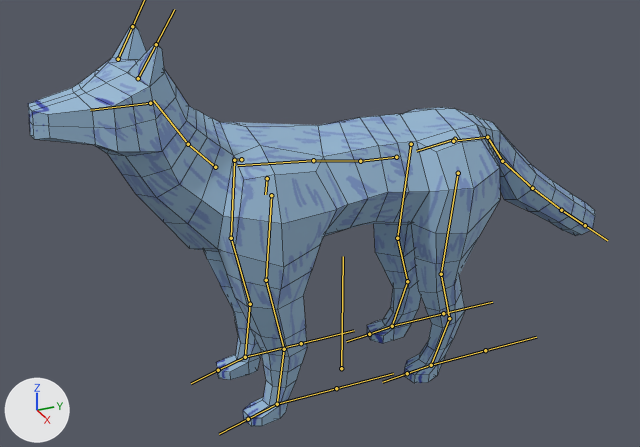
The FBX model Assets/Visual/Models/Doggo/Doggo_export_01.fbx: old version first, new version second.
One viewpoint serves both versions: a camera (50 mm lens) standing at (12.0, -5.83, 8.93) and looking at (-0.38, -0.25, 2.74). Every picture has the same lights, and +X, +Y and +Z are marked at lower left. The bones that bend it are drawn over the model as lines. Mesh edges are drawn as thin lines.
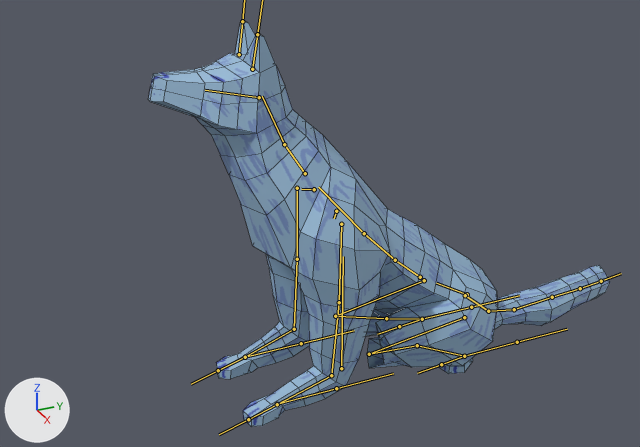
The newer file adds an action. The first version stands in its rest pose; the second is drawn at frame 315 of the action 'Armature_Doggo|Doggo_Anim03.001'.

What differs and where, as boxes [x1, y1, x2, y2] in the pictures (640 x 447 px):
'Cylinder', posed (18% narrower)
    before: [28, 25, 595, 426]
    after: [148, 21, 610, 427]
bone 'B_hips', root to tip
    before: (455, 139) to (416, 151)
    after: (467, 294) to (436, 283)
bone 'B_spine_02', root to tip
    before: (360, 161) to (313, 160)
    after: (395, 260) to (364, 233)
bone 'B_spine_03', root to tip
    before: (313, 160) to (237, 165)
    after: (364, 233) to (318, 187)
bone 'B_neck_01', root to tip
    before: (215, 167) to (188, 144)
    after: (305, 173) to (284, 144)
bone 'B_ear_L', root to tip
    before: (138, 78) to (156, 44)
    after: (252, 69) to (257, 34)
bone 'B_ear_R', root to tip
    before: (118, 59) to (132, 26)
    after: (239, 54) to (242, 21)
bone 'B_front_legL_01', root to tip
    before: (271, 195) to (266, 280)
    after: (341, 224) to (339, 302)
bone 'B_front_legL_02', root to tip
    before: (266, 280) to (284, 349)
    after: (339, 302) to (331, 375)
bone 'B_front_legL_03', root to tip
    before: (284, 349) to (277, 404)
    after: (331, 375) to (277, 404)
bone 'B_front_legD_01', root to tip
    before: (234, 160) to (231, 238)
    after: (297, 188) to (297, 259)
bone 'B_front_legD_02', root to tip
    before: (231, 238) to (250, 304)
    after: (297, 259) to (294, 329)
bone 'B_front_legD_03', root to tip
    before: (250, 304) to (245, 357)
    after: (294, 329) to (245, 357)
bone 'B_tail_02', root to tip
    before: (487, 137) to (502, 161)
    after: (488, 311) to (514, 309)
bone 'B_tail_04', root to tip
    before: (532, 188) to (561, 210)
    after: (552, 297) to (580, 288)
bone 'B_BackLegL_01', root to tip
    before: (458, 173) to (441, 274)
    after: (464, 317) to (369, 354)
bone 'B_BackLegL_02', root to tip
    before: (441, 274) to (449, 318)
    after: (369, 354) to (417, 345)
bone 'B_BackLegL_03', root to tip
    before: (449, 318) to (431, 365)
    after: (417, 345) to (464, 356)
bone 'B_footL_back', root to tip
    before: (431, 365) to (407, 373)
    after: (464, 356) to (441, 364)
bone 'B_BackLegD_01', root to tip
    before: (411, 144) to (397, 238)
    after: (424, 280) to (335, 316)
bone 'B_BackLegD_02', root to tip
    before: (397, 238) to (407, 281)
    after: (335, 316) to (386, 318)
bone 'B_BackLegD_03', root to tip
    before: (407, 281) to (392, 326)
    after: (386, 318) to (422, 319)
bone 'B_footD_back', root to tip
    before: (392, 326) to (369, 334)
    after: (422, 319) to (399, 326)

What the commit changed:
Bone 'B_hips' (bone_b_hips) moves from (0.0, 0.0, 0.0) to (0.04, -0.03, 3.1).
Bone 'B_hips' (bone_b_hips) turns from (0, 0, 0) to (-37, 2, 3) degrees about its own x, y and z.
Bone 'B_spine_02' (bone_b_spine_02) turns from (0, 0, 0) to (0, -2, -3) degrees about its own x, y and z.
Bone 'B_spine_03' (bone_b_spine_03) turns from (0, 0, 0) to (8, 2, 3) degrees about its own x, y and z.
Bone 'B_neck_01' (bone_b_neck_01) turns from (0, 0, 0) to (-32, -10, -7) degrees about its own x, y and z.
Bone 'B_ear_L' (bone_b_ear_l) moves from (0.0, 0.0, 0.0) to (0.0, -0.03, -0.06).
Bone 'B_ear_L' (bone_b_ear_l) turns from (0, 0, 0) to (32, 8, 0) degrees about its own x, y and z.
Bone 'B_ear_R' (bone_b_ear_r) moves from (0.0, 0.0, 0.0) to (0.01, 0.03, 0.06).
Bone 'B_ear_R' (bone_b_ear_r) turns from (0, 0, 0) to (33, 2, -7) degrees about its own x, y and z.
Bone 'B_front_legL_01' (bone_b_front_legl_01) moves from (0.0, 0.0, 0.0) to (0.0, -0.04, 0.08).
Bone 'B_front_legL_01' (bone_b_front_legl_01) turns from (0, 0, 0) to (47, -3, -4) degrees about its own x, y and z.
Bone 'B_front_legL_02' (bone_b_front_legl_02) turns from (0, 0, 0) to (-21, 0, -1) degrees about its own x, y and z.
Bone 'B_front_legL_03' (bone_b_front_legl_03) turns from (0, 0, 0) to (51, 0, 1) degrees about its own x, y and z.
Bone 'B_footL_front' (bone_b_footl_front) turns from (0, 0, 0) to (-69, -5, 0) degrees about its own x, y and z.
Bone 'B_front_legD_01' (bone_b_front_legd_01) moves from (0.0, 0.0, 0.0) to (0.0, 0.04, -0.08).
Bone 'B_front_legD_01' (bone_b_front_legd_01) turns from (0, 0, 0) to (49, -4, -2) degrees about its own x, y and z.
Bone 'B_front_legD_02' (bone_b_front_legd_02) turns from (0, 0, 0) to (-22, -2, -5) degrees about its own x, y and z.
Bone 'B_front_legD_03' (bone_b_front_legd_03) turns from (0, 0, 0) to (50, -2, 3) degrees about its own x, y and z.
Bone 'B_footD_front' (bone_b_footd_front) turns from (0, 0, 0) to (-67, -7, 3) degrees about its own x, y and z.
Bone 'B_tail_02' (bone_b_tail_02) turns from (0, 0, 0) to (82, -6, -18) degrees about its own x, y and z.
Bone 'B_tail_04' (bone_b_tail_04) turns from (0, 0, 0) to (-9, 2, 12) degrees about its own x, y and z.
Bone 'B_BackLegL_01' (bone_b_backlegl_01) turns from (0, 0, 0) to (-32, 12, 1) degrees about its own x, y and z.
Bone 'B_BackLegL_02' (bone_b_backlegl_02) turns from (0, 0, 0) to (72, 50, -132) degrees about its own x, y and z.
Bone 'B_BackLegL_03' (bone_b_backlegl_03) turns from (0, 0, 0) to (-86, 65, -109) degrees about its own x, y and z.
Bone 'B_footL_back' (bone_b_footl_back) turns from (0, 0, 0) to (89, -7, -27) degrees about its own x, y and z.
Bone 'B_BackLegD_01' (bone_b_backlegd_01) turns from (0, 0, 0) to (-28, 7, 8) degrees about its own x, y and z.
Bone 'B_BackLegD_02' (bone_b_backlegd_02) turns from (0, 0, 0) to (51, -46, 168) degrees about its own x, y and z.
Bone 'B_BackLegD_03' (bone_b_backlegd_03) turns from (0, 0, 0) to (32, -109, 21) degrees about its own x, y and z.
Bone 'B_footD_back' (bone_b_footd_back) turns from (0, 0, 0) to (89, 5, 17) degrees about its own x, y and z.
